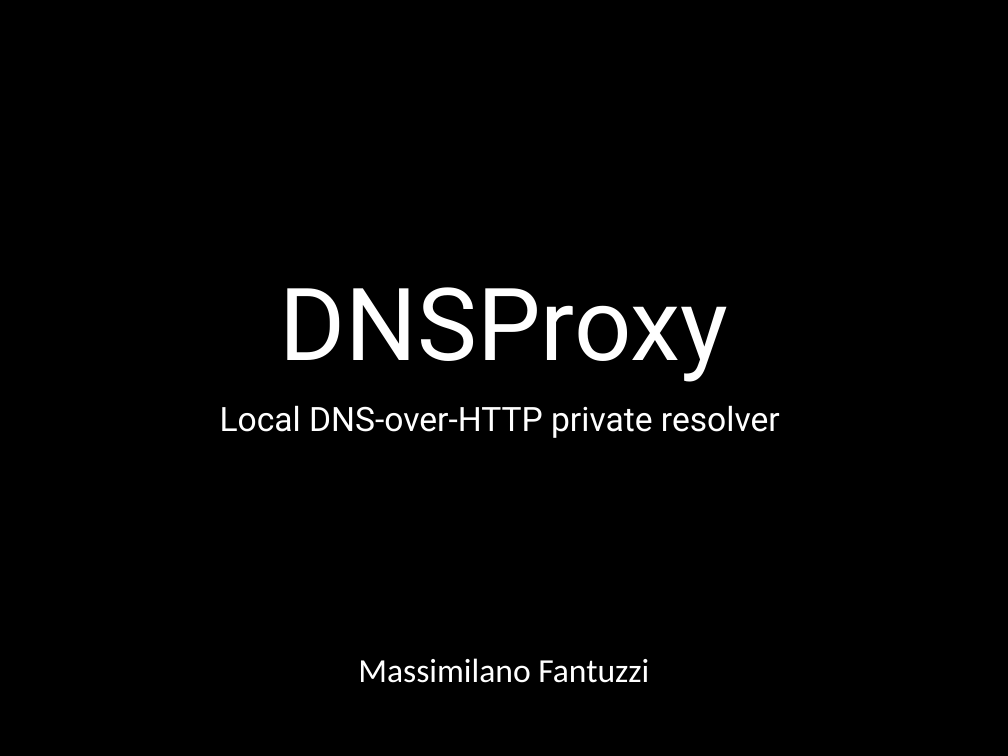
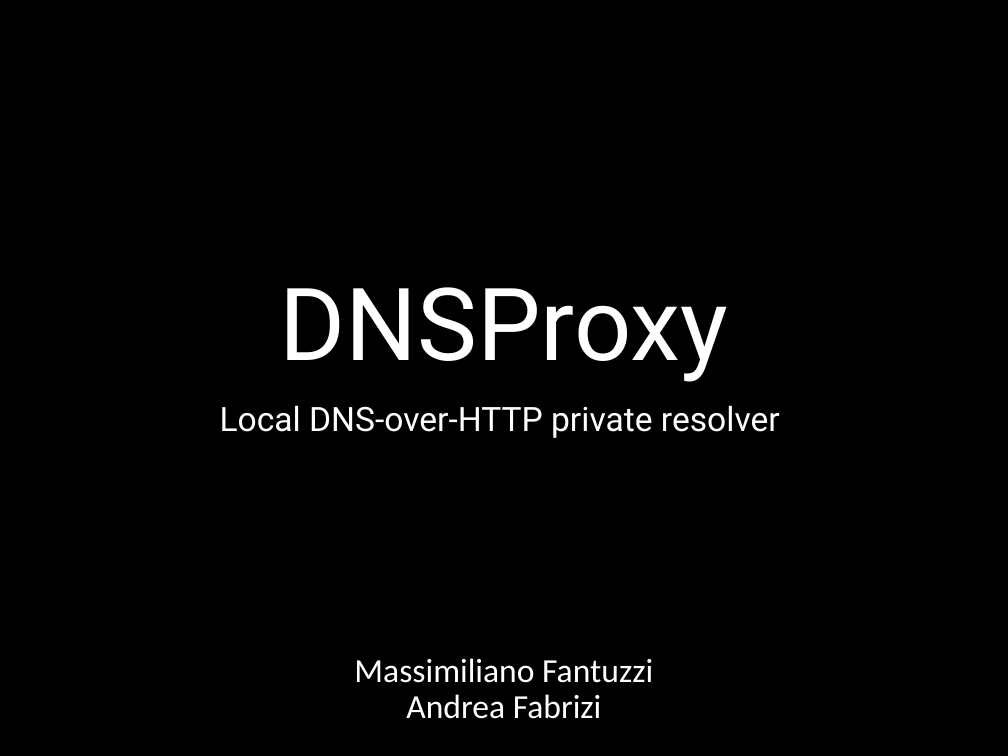
Before and after one commit to andreafabrizi/DNSProxy, a slide deck: slide 1 of DNSProxy_MFantuzzi.ppt. Drawn at 1008x756 pixels with LibreOffice and Linux fonts; fonts in the diff are those of the drawing. Boxes give left, top, right and bottom in pixels: in the first picture for what was removed or moved away, otherwise in the second. Text is boxed around its words. In the diff, an @@ line names an element or a change of style, - is before the commit and + after.

```diff
--- a/DNSProxy_MFantuzzi.ppt
+++ b/DNSProxy_MFantuzzi.ppt
@@ text at (x1=354, y1=658, x2=653, y2=719): text changed @@
-Massimilano Fantuzzi
+Massimiliano Fantuzzi
+Andrea Fabrizi
```
Also in this commit, not shown: 8 other slides changed.
